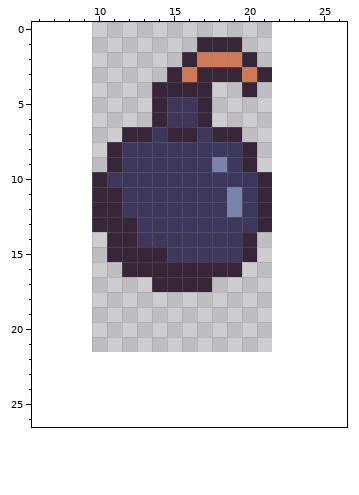
Edited in one commit: pixel-art file (assets/bomb.aseprite). Above, as it was before the edit.
12x24 pixels, 1 frame. Shown: x 6..26, y 0..26. The old version is drawn lined up with the new one, on the new canvas.
And afterwards:
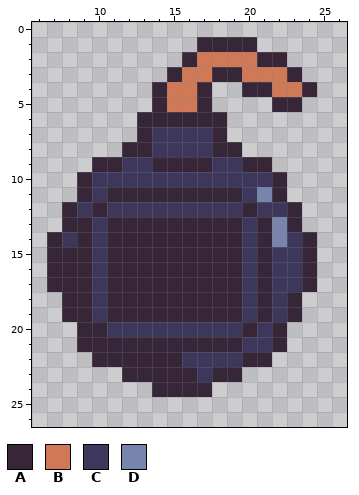
Palette (. is transparent): A #372538  B #cf7957  C #3e375c  D #7884ab
The exact change:
canvas 12x24 -> 32x32, the old top-left corner now at 10,-2 (the part of the old canvas that was cut away was empty and is not shown)
The edit adds colour A in row 1 at x 20; in row 2 at x 21 to 22; in row 3 at x 23; in row 4 at x 21 and 24; in row 5 at x 22 to 23; in row 6 at x 13 and 18.
The edit adds colour A in row 9 at x 10 and 21; in rows 10 to 11 at x 9 and 22; in row 12 at x 8 and 23; in row 13 at x 8 to 9 and 23; in row 14 at x 7, 9, 21 and 24; in row 15 at x 7 to 9, 21 and 24.
The edit adds colour A in row 16 at x 7 to 9, 11, 21 and 24; in row 17 at x 7 to 9, 11 to 13, 18 to 19, 21 and 24; in rows 18 to 19 at x 8 to 9, 11 to 19, 21 and 23; in row 20 at x 9 to 10, 20 and 22; in row 21 at x 9 to 19 and 22; in row 22 at x 10 to 15 and 20 to 21.
The edit adds colour A in row 23 at x 12 to 16 and 18 to 19; in row 24 at x 14 to 17.
Colour C gives way to colour A in row 6 at x 15 to 16; in row 8 at x 12 to 13 and 18 to 19; in row 9 at x 14 to 17; in row 11 at x 12 to 18; in row 12 at x 20; in rows 13 to 14 at x 13 to 19.
Colour C gives way to colour A in row 15 at x 15 to 19.
Colour D gives way to colour A in row 11 at x 19.
The edit adds colour B in row 3 at x 22; in row 4 at x 22 to 23.
Colour A gives way to colour B in row 2 at x 20; in row 3 at x 17 and 21; in row 4 at x 15 to 16.
Colour C gives way to colour B in row 5 at x 15 to 16.
The edit adds colour C in row 12 at x 9 and 22; in row 14 at x 8, 10 and 23; in row 15 at x 10 and 22 to 23; in rows 16 to 17 at x 10, 20 and 22 to 23; in rows 18 to 19 at x 10, 20 and 22; in row 20 at x 11 to 19 and 21.
The edit adds colour C in row 21 at x 20 to 21; in row 22 at x 16 to 19; in row 23 at x 17.
Colour A gives way to colour C in row 7 at x 15 to 16; in row 10 at x 10 and 21; in row 11 at x 10; in row 12 at x 11 and 21; in row 13 at x 10; in rows 14 to 15 at x 20.
Colour D gives way to colour C in row 9 at x 18; in row 12 at x 19.
The edit adds colour D in rows 13 to 14 at x 22.
Colour A gives way to colour D in row 11 at x 21.
Colour A is removed in row 7 at x 12 and 19; in row 8 at x 11 and 20.
Where, in picture pixels (left, top, right, bottom), the same in both pictures:
changed: (47, 37, 317, 397)
